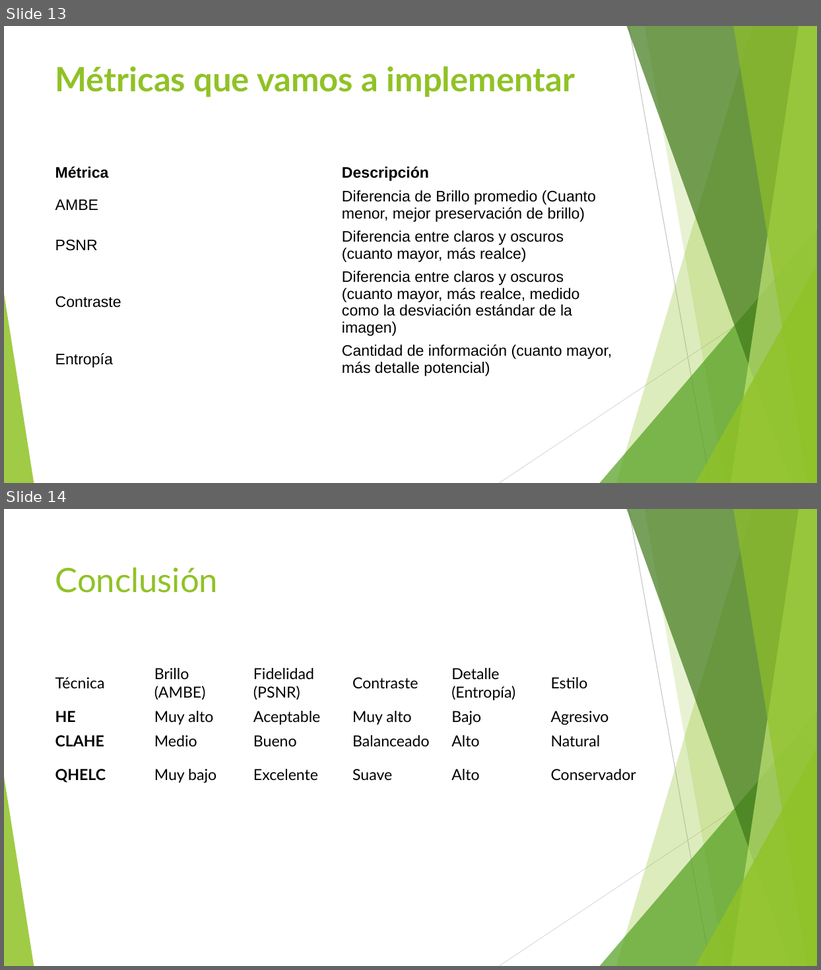
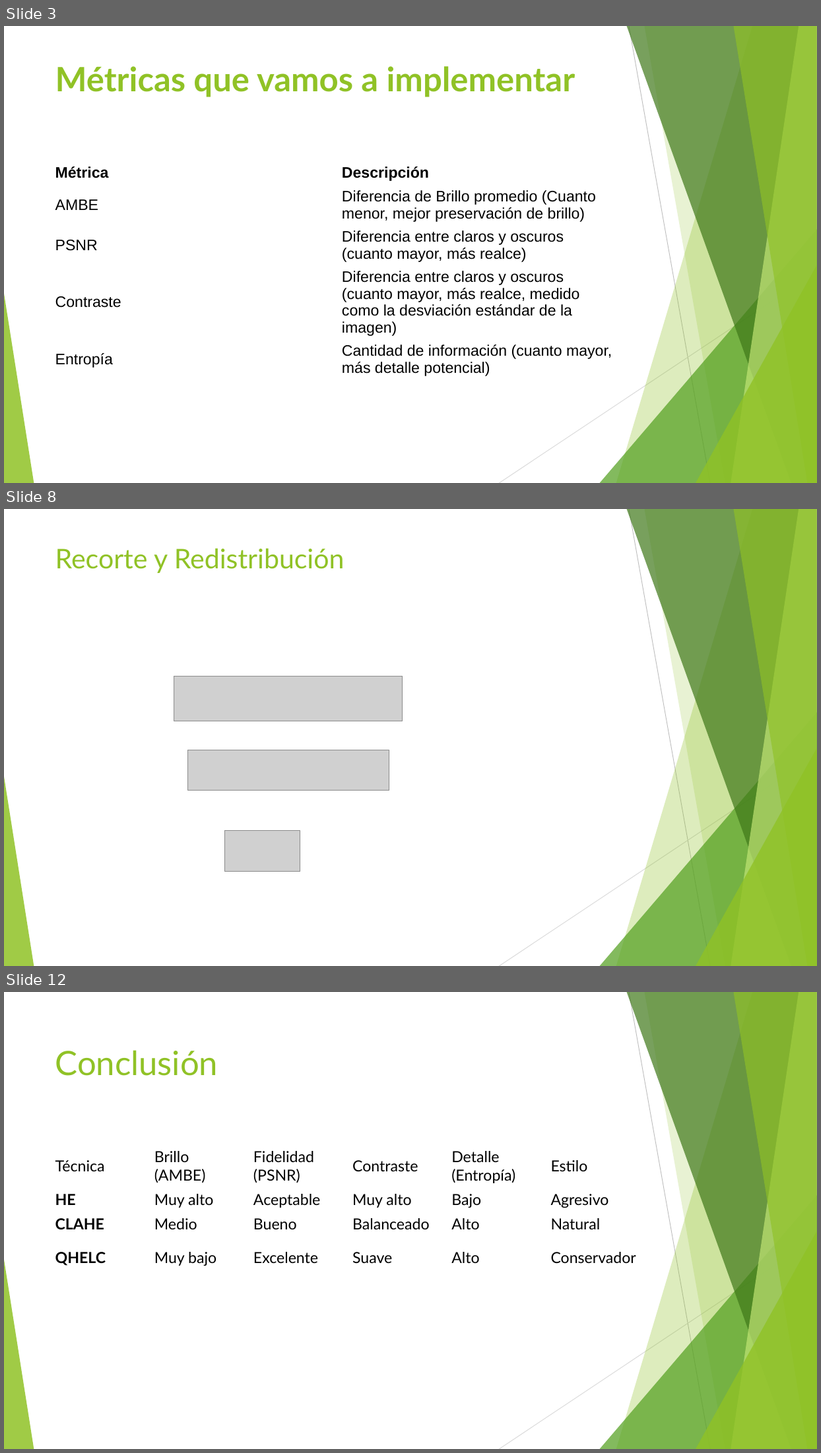
Before and after one commit to Gaussdrigo/pdi2025, a slide deck: Presentacion.pptx. Shown one above the other, each under a label of ours: slides 13 and 14 before the commit, slides 3, 8 and 12 after it; the slides between them are not shown. The pictures are 821x970 and 821x1453 pixels, drawn with LibreOffice and Linux fonts; fonts in the diff are those of the drawing; grey boxes stand for pictures. Boxes give left, top, right and bottom in pixels: in the first picture for what was removed or moved away, otherwise in the second. Text is boxed around its words. In the diff, an @@ line names an element or a change of style, - is before the commit and + after.

```diff
--- a/Presentacion.pptx
+++ b/Presentacion.pptx
@@ slide 8 added at box(4, 509, 817, 966), background #FFFFFF; not listed: 10 template elements that a slide beside it also shows @@
@@ title added at box(55, 548, 345, 573), 32 pt, text #90C226 @@
+Recorte y Redistribución
@@ picture added at box(174, 676, 403, 722) @@
@@ picture added at box(188, 750, 389, 791) @@
@@ picture added at box(224, 831, 300, 872) @@
@@ what was slide 13 is now slide 3 @@
@@ what was slide 14 is now slide 12 @@
```
Also in this commit, not shown: 3 slides changed, 5 other slides added, 8 slides removed.
